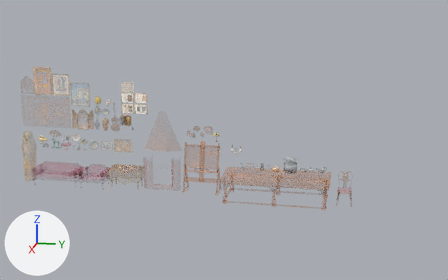
An edit to the FBX model Docs/FBX/AssestsPreencher.fbx, drawn before and after from the same camera.
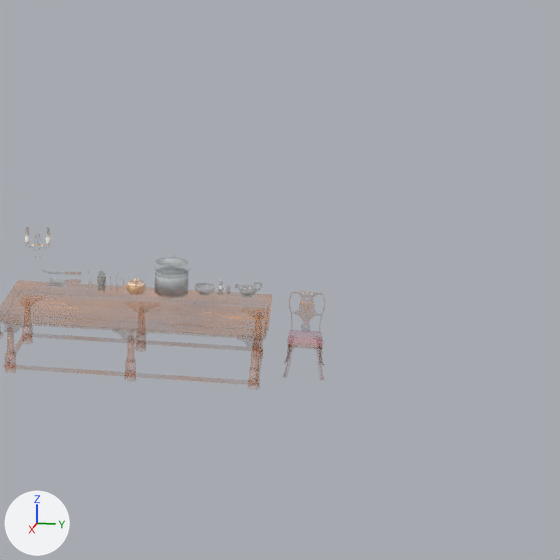
There are two pictures of each version: one whole from a 50 mm camera at (25.63, 9.46, 8.82) aimed at (0.27, 4.39, 2.48), one close up on the part from 49% to 100% of the width and 19% to 100% of the height. The axes (+X, +Y, +Z) are drawn at lower left. The lights are the same throughout. The last two pictures show the newer version. Where no turn or scale is listed for an object, it has been applied to the vertices.

The first close-up shows 'Panela' and 11 more.
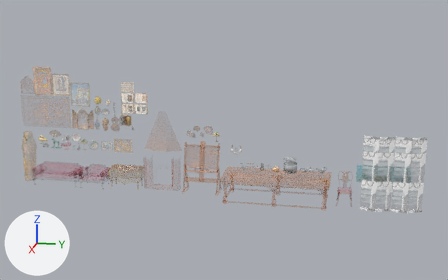
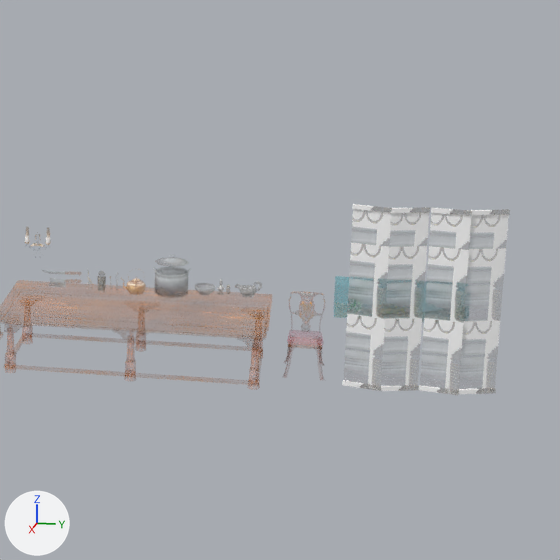
Commit message: Aquario
Aquario

Where the change shows, as pixel boxes (x1, y1, x2, y2) in the close-ups (560 x 560 px):
'Plane.002', added: after (419, 207, 472, 395)
'Plane', added: after (342, 204, 391, 390)
'Plane.001', added: after (380, 207, 429, 391)
'Plane.003', added: after (457, 210, 509, 394)
'Aquario ', added: after (335, 287, 466, 324)

The change, as a list of edits to the scene's bpy script:
```text
Add me_plane_018:
    me_plane_018.from_pydata(...)  # 205 vertices, 142 faces; spans x -2.4..0.3, y -16.5..16.5, z -1.4..1.4
    me_plane_018.materials.append(mat_materiaispreencher)
Add me_plane_004:
    me_plane_004.from_pydata(...)  # 24 vertices, 15 faces; spans x -0.07..0.11, y 0.0..0.63, z 0.0..3.08
    me_plane_004.materials.append(mat_materiaispreencher)
Add me_plane:
    me_plane.from_pydata(...)  # 24 vertices, 15 faces; spans x -0.07..0.16, y 0.0..0.62, z 0.0..3.08
    me_plane.materials.append(mat_materiaispreencher)
Add me_plane_002:
    me_plane_002.from_pydata(...)  # 24 vertices, 15 faces; spans x -0.23..0.0, y -0.02..0.6, z 0.0..3.08
    me_plane_002.materials.append(mat_materiaispreencher)
Add me_plane_008:
    me_plane_008.from_pydata(...)  # 24 vertices, 15 faces; spans x -0.24..0.0, y -0.02..0.6, z 0.0..3.08
    me_plane_008.materials.append(mat_materiaispreencher)
Add ob_aquario:
    ob_aquario = bpy.data.objects.new('Aquario ', me_plane_018)
    ob_aquario.location = (0.6, 11.07, 1.15)
    ob_aquario.rotation_euler = (0.513, -1.571, 0.0)  # degrees (29, -90, 0)
    ob_aquario.scale = (-0.227, -0.0646, -0.548)
Add ob_plane_002:
    ob_plane_002 = bpy.data.objects.new('Plane.002', me_plane_004)
    ob_plane_002.location = (0.95, 11.42, 0.01)
Add ob_plane:
    ob_plane = bpy.data.objects.new('Plane', me_plane)
    ob_plane.location = (0.95, 10.19, 0.01)
Add ob_plane_001:
    ob_plane_001 = bpy.data.objects.new('Plane.001', me_plane_002)
    ob_plane_001.location = (1.11, 10.82, 0.01)
Add ob_plane_003:
    ob_plane_003 = bpy.data.objects.new('Plane.003', me_plane_008)
    ob_plane_003.location = (1.01, 12.05, 0.01)
```
